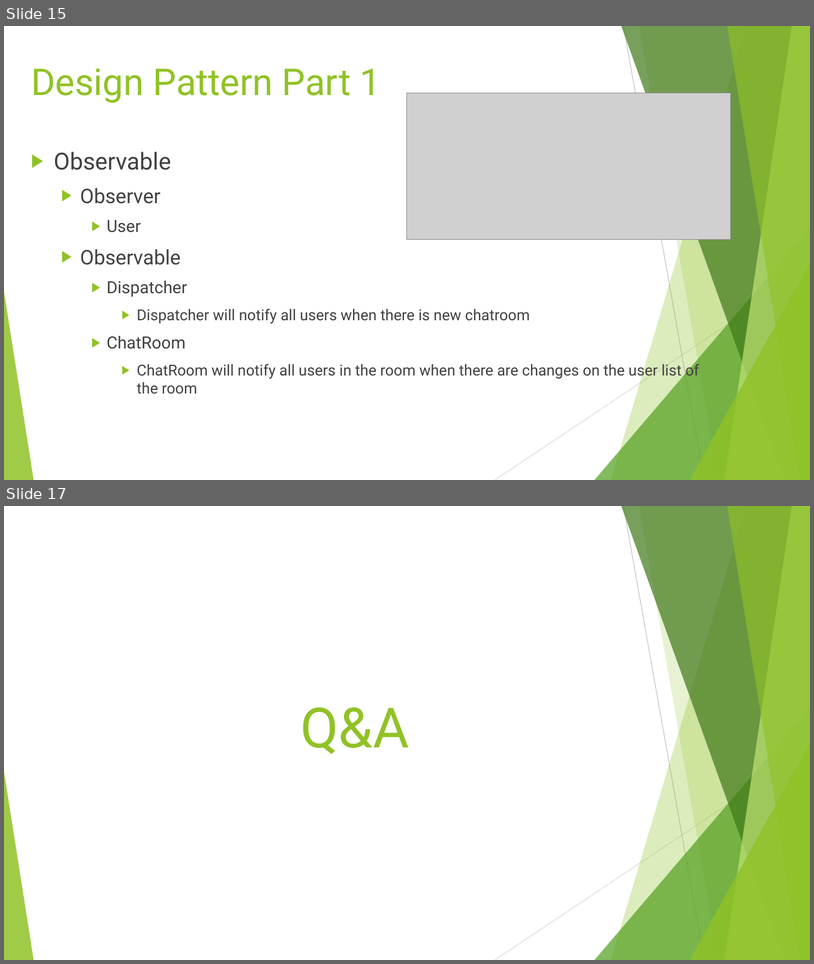
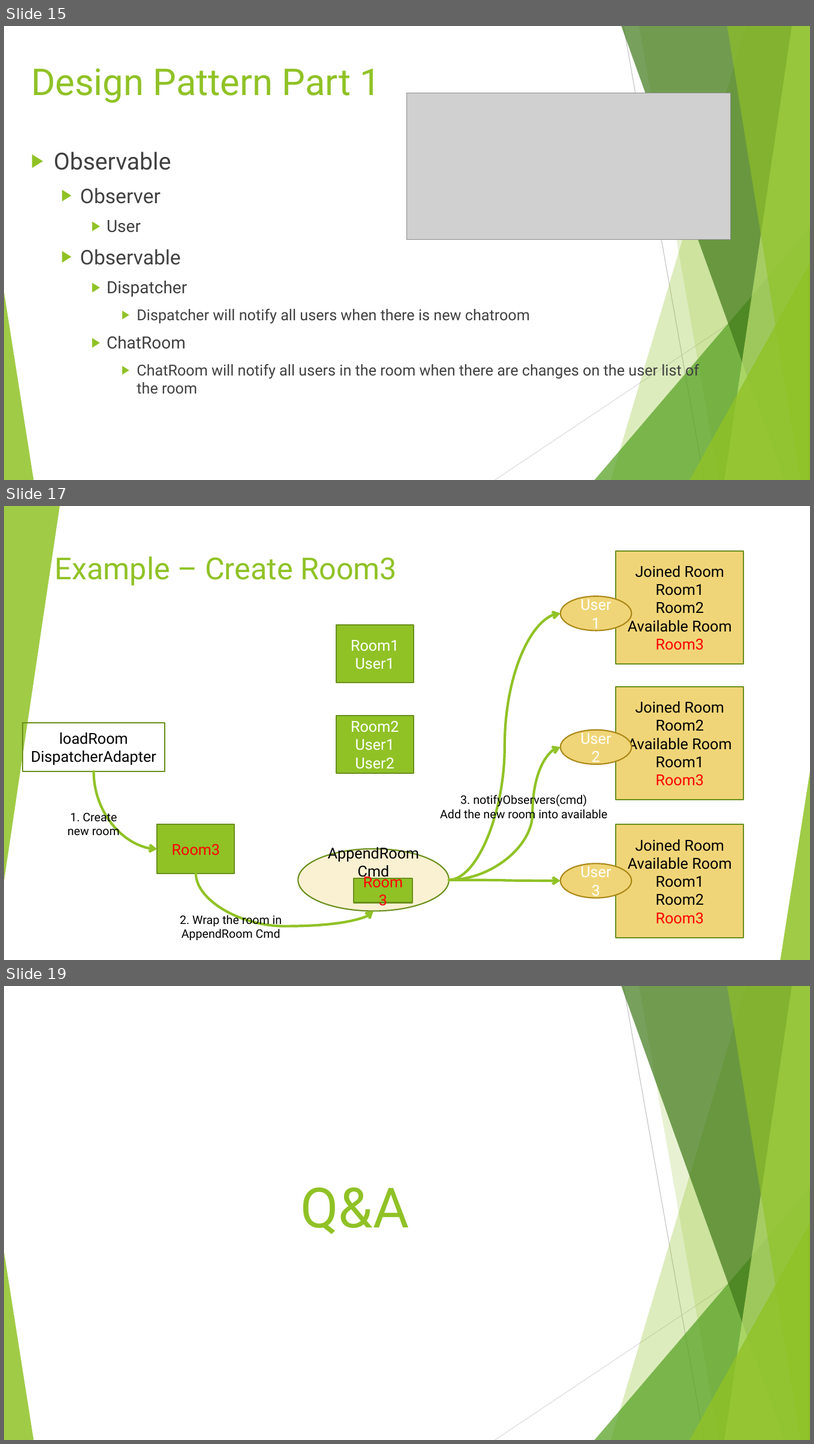
Before and after one commit to pourplusquoi/chatapp, a slide deck: src/main/resources/ChatApp API.pptx. Shown one above the other, each under a label of ours: slides 15 and 17 before the commit, slides 15, 17 and 19 after it; the slides between them are not shown. The pictures are 814x964 and 814x1444 pixels, drawn with LibreOffice and Linux fonts; fonts in the diff are those of the drawing; grey boxes stand for pictures. Boxes give left, top, right and bottom in pixels: in the first picture for what was removed or moved away, otherwise in the second. Text is boxed around its words. In the diff, an @@ line names an element or a change of style, - is before the commit and + after.

```diff
--- a/src/main/resources/ChatApp API.pptx
+++ b/src/main/resources/ChatApp API.pptx
@@ slide 17 added at <box>4,506,810,960</box>, background #FFFFFF; not listed: 10 template elements that a slide beside it also shows @@
@@ rectangle added at <box>4,506,810,960</box>, fill #FFFFFF @@
@@ triangle added at <box>4,506,60,881</box>, fill #90C226 at 85% opacity @@
@@ title added at <box>55,556,397,586</box>, 36 pt, text #90C226 @@
+Example – Create Room3
@@ rectangle added at <box>616,551,744,664</box>, fill #F0D578, outline #6B901C 1.5 pt, 18 pt, text #000000 @@
+Joined Room
+Room1
+Room2
+Available Room
+Room3
@@ curved arrow added from (449, 880) to (561, 613), #90C226 3 pt @@
@@ ellipse added at <box>561,596,632,631</box>, fill #F0D578, outline #AA8916 1.5 pt, 18 pt, text #FFFFFF @@
+User1
@@ rectangle added at <box>336,625,414,682</box>, fill #90C226, outline #6B901C 1.5 pt, 18 pt, text #FFFFFF @@
+Room1
+User1
@@ rectangle added at <box>616,686,744,799</box>, fill #F0D578, outline #6B901C 1.5 pt, 18 pt, text #000000 @@
+Joined Room
+Room2
+Available Room
+Room1
+Room3
@@ rectangle added at <box>336,715,414,773</box>, fill #90C226, outline #6B901C 1.5 pt, 18 pt, text #FFFFFF @@
+Room2
+User1
+User2
@@ rectangle added at <box>22,723,165,772</box>, outline #6B901C 1.5 pt, 18 pt, text #000000 @@
+loadRoom
+DispatcherAdapter
@@ ellipse added at <box>561,730,632,765</box>, fill #F0D578, outline #AA8916 1.5 pt, 18 pt, text #FFFFFF @@
+User2
@@ curved arrow added from (449, 880) to (561, 747), #90C226 3 pt @@
@@ curved arrow added from (93, 772) to (157, 849), #90C226 3 pt @@
@@ triangle added at <box>781,772,810,960</box>, fill #90C226 at 85% opacity @@
@@ text added at <box>440,793,608,822</box>, 14 pt, text #000000 @@
+3. notifyObservers(cmd)
+Add the new room into available
@@ text added at <box>68,810,120,835</box>, 14 pt, text #000000 @@
+1. Create new room
@@ rectangle added at <box>157,824,234,873</box>, fill #90C226, outline #6B901C 1.5 pt, 18 pt, text #FF0000 @@
+Room3
@@ rectangle added at <box>616,824,744,937</box>, fill #F0D578, outline #6B901C 1.5 pt, 18 pt, text #000000 @@
+Joined Room
+Available Room
+Room1
+Room2
+Room3
@@ ellipse added at <box>298,849,449,911</box>, fill #FAF1D2, outline #6B901C 1.5 pt, 18 pt, text #000000 @@
+AppendRoom Cmd
@@ ellipse added at <box>561,864,632,898</box>, fill #F0D578, outline #AA8916 1.5 pt, 18 pt, text #FFFFFF @@
+User3
@@ curved arrow added from (196, 873) to (374, 911), #90C226 3 pt @@
@@ rectangle added at <box>354,878,413,902</box>, fill #90C226, outline #6B901C 1.5 pt, 18 pt, text #FF0000 @@
+Room3
@@ curved arrow added from (449, 880) to (561, 880), #90C226 3 pt @@
@@ text added at <box>180,913,282,940</box>, 14 pt, text #000000 @@
+2. Wrap the room in AppendRoom Cmd
@@ what was slide 17 is now slide 19 @@
```
Also in this commit, not shown: 4 slides changed, 1 other slide added.
